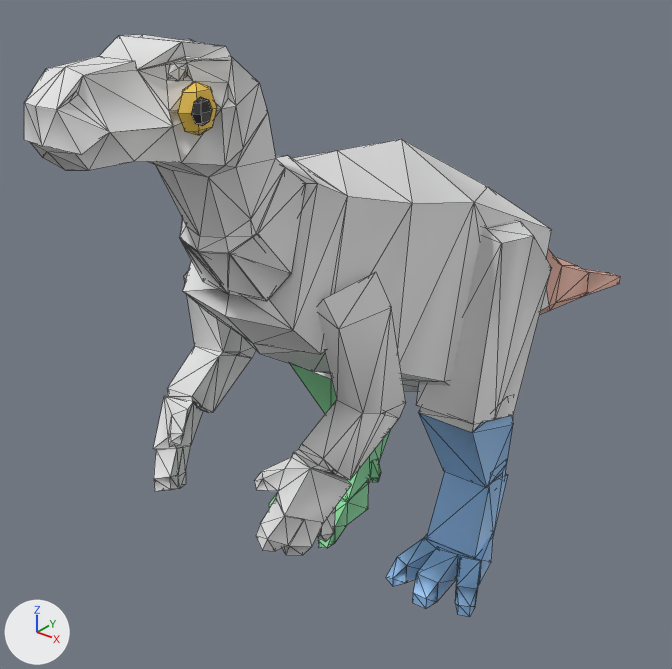
One commit to the FBX model assets/blender/iguano.fbx: the scene before it, then after it.
Before and after are seen from a 50 mm lens placed at (0.0482, -0.0713, 0.0364), pointed at (-0.0077, -0.0015, -0.0069). Arrows for +X, +Y and +Z are at lower left; the lights stay in place. The first picture is the older version. Mesh edges are drawn as thin lines. Where no turn or scale is listed for an object, it has been applied to the vertices.

Objects in the first picture: 'iguano_Body', 'iguano_Dark', 'iguano_Eyes', 'iguano_LegL', 'iguano_LegR', 'iguano_Tail'.
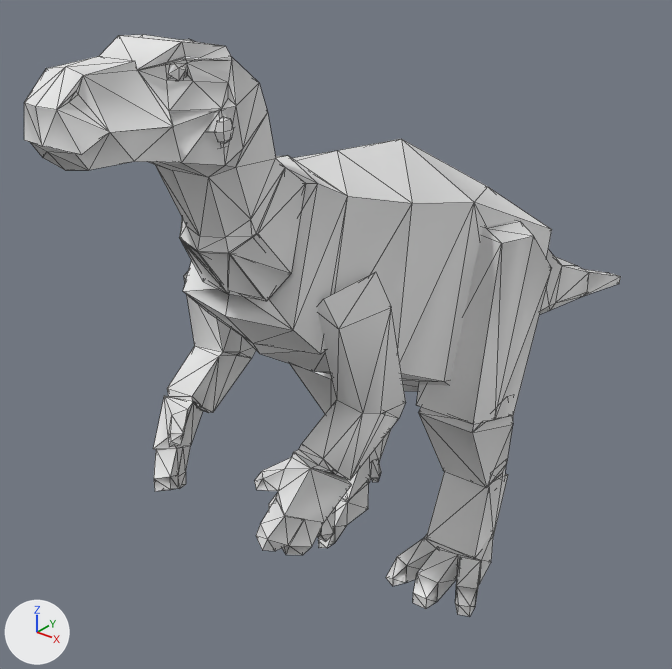
What differs and where, as boxes [x1, y1, x2, y2] in the pictures (672 x 669 px):
'iguano_LegL', recoloured (blue to white): [386, 413, 513, 616] in both
'iguano_LegR', recoloured: [269, 363, 391, 548] in both
'iguano_Tail', recoloured (beige to white): [540, 250, 621, 314] in both
'iguano_Eyes', reshaped, recoloured (mostly hidden afterwards): before [178, 82, 217, 135]; after [208, 110, 225, 148]
'iguano_Dark', reshaped, recoloured: before [191, 97, 212, 126]; after [214, 116, 234, 144]

The change in detail:
me_iguano_tail_005 has 29 vertices, 46 faces and spans x -0.0077..0.0077, y 0.0113..0.0553, z -0.0173..0.0058.
me_iguano_tail_005 no longer uses material mat_pc_tail (beige #edb3a0).
me_iguano_dark_005 is used by ob_iguano_dark; location (0.0, 0.0, 0.0).
me_iguano_dark_005 had 40 vertices, 48 faces and spanned x -0.00554..0.00529, y -0.0316..-0.0298, z 0.02257..0.02437.
me_iguano_dark_005 no longer uses material mat_pc_dark (black #272727).
me_iguano_dark_005 now has 40 vertices, 48 faces and spans x -0.00516..0.00514, y -0.0296..-0.0278, z 0.02101..0.02281.
me_iguano_dark_005 part 1: the loose piece of 20 vertices spanning x 0.00451..0.00529, y -0.0316..-0.0298, z 0.02257..0.02437 is moved by (-0.00015, 0.002, -0.00156).
Other edits to the shape of me_iguano_dark_005 do not show in these pictures.
me_iguano_eyes_005 is used by ob_iguano_eyes; location (0.0, 0.0, 0.0).
me_iguano_eyes_005 had 40 vertices, 48 faces and spanned x -0.00522..0.00496, y -0.032..-0.0286, z 0.02177..0.02517.
me_iguano_eyes_005 no longer uses material mat_pc_eyes (yellow #f9ce50).
me_iguano_eyes_005 now has 40 vertices, 48 faces and spans x -0.00483..0.00481, y -0.03..-0.0266, z 0.02021..0.02361.
me_iguano_eyes_005 part 2: the loose piece of 20 vertices spanning x 0.00323..0.00496, y -0.032..-0.0286, z 0.02177..0.02517 is moved by (-0.00015, 0.002, -0.00156).
Other edits to the shape of me_iguano_eyes_005 do not show in these pictures.
me_iguano_legl_005 has 98 vertices, 163 faces and spans x 0.0039..0.0136, y -0.0086..0.0056, z -0.03..-0.0089.
me_iguano_legl_005 no longer uses material mat_pc_legl (blue #95c4f3).
me_iguano_legr_005 has 97 vertices, 161 faces and spans x -0.0137..-0.004, y -0.0086..0.0056, z -0.03..-0.0089.
me_iguano_legr_005 no longer uses material mat_pc_legr (green #95e7aa).
